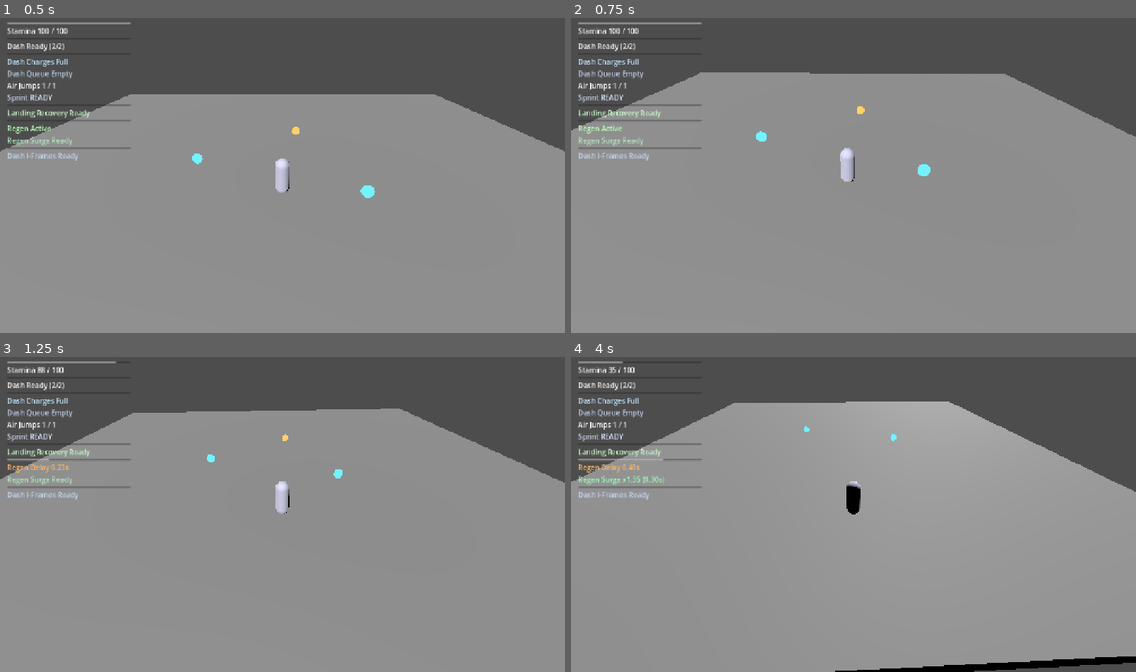
Above: before the commit, frames 1-4 (two rows, left to right).
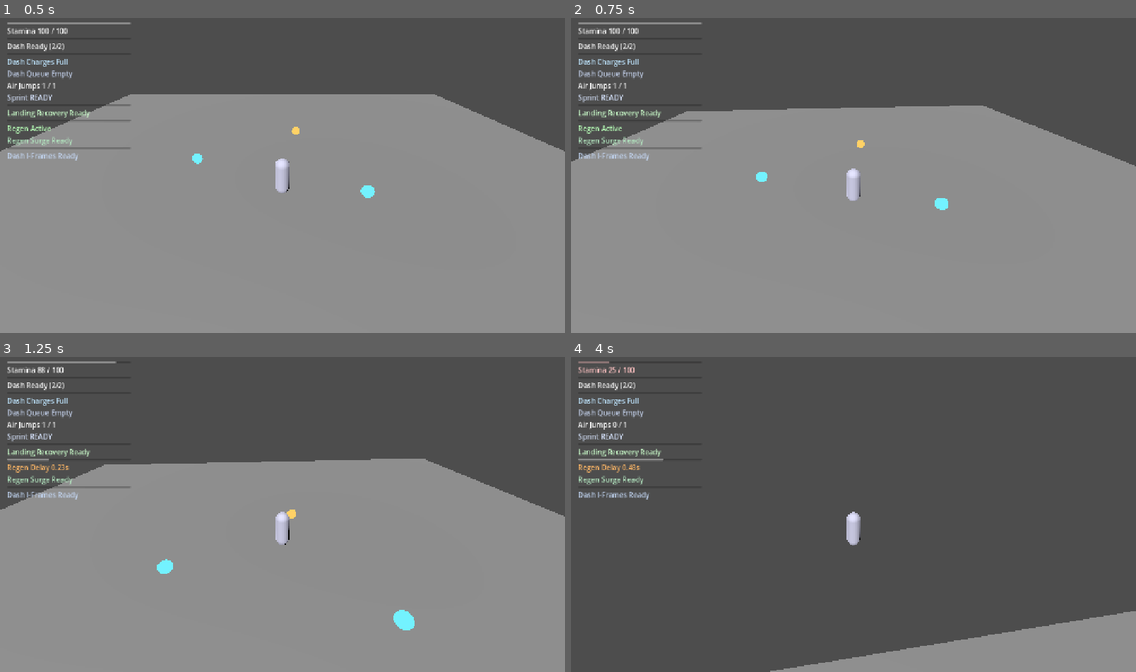
Above: after the commit, the same moments.

Repository: thegoatleroyjenkins/arpg-game
Game: Godot game, scene res://prototype3d/main_3d.tscn
Two runs of this game, one before a commit and one after it. Both use one fixed random seed, a clock stepped at 60 frames per second and the inputs below.
Inputs (mouse positions are in pixels of both pictures, inside the frame that each line leads up to):
- Up to frame 1 (0.5 s): no input
- Up to frame 2 (0.75 s): tap Enter (ui_accept) at 0.5 s; move the mouse to (881, 172) at 0.52 s; press the mouse at (881, 172) at 0.53 s; hold W (move_up) from 0.53 s (still down)
- Up to frame 3 (1.25 s): keep holding W (move_up); tap Space (jump) at 0.77 s
- Up to frame 4 (4 s): keep holding W (move_up); move the mouse to (825, 514) at 1.27 s; release the mouse at (825, 514) at 1.28 s; tap R (camera_recenter) at 1.35 s; tap Space (jump) at 1.52, 3.02, 3.77 s; move the mouse to (864, 508) at 2.02 s; tap Q (dash) at 2.1 s; move the mouse to (847, 517) at 2.77 s; tap Shift (sprint) at 2.85 s; move the mouse to (893, 517) at 3.52 s; press the mouse at (893, 517) at 3.53 s

Frame 1 is identical in both runs. In frame 2, 12% of the frame differs, in the area x 0-100%, y 17-61%; in frame 3, 15%; in frame 4, 72%, in the area x 0-100%, y 1-100%.

Commit message:
Fix reversed WASD forward/back mapping in 3D movement

Diff:
--- a/prototype3d/player_3d.gd
+++ b/prototype3d/player_3d.gd
@@ -329,7 +329,7 @@
 		var remapped_strength: float = clamp((input_strength - deadzone) / max(0.001, 1.0 - deadzone), 0.0, 1.0)
 		input_vec = input_vec.normalized() * remapped_strength
 	if not tuning.movement_relative_to_camera or not is_instance_valid(camera):
-		return Vector3(input_vec.x, 0.0, input_vec.y)
+		return Vector3(input_vec.x, 0.0, -input_vec.y)
 
 	var camera_forward := -camera.global_transform.basis.z
 	camera_forward.y = 0.0
@@ -343,7 +343,7 @@
 		camera_right = Vector3.RIGHT
 	camera_right = camera_right.normalized()
 
-	var direction := (camera_right * input_vec.x) + (camera_forward * input_vec.y)
+	var direction := (camera_right * input_vec.x) - (camera_forward * input_vec.y)
 	if direction.length() > 1.0:
 		direction = direction.normalized()
 	return direction
